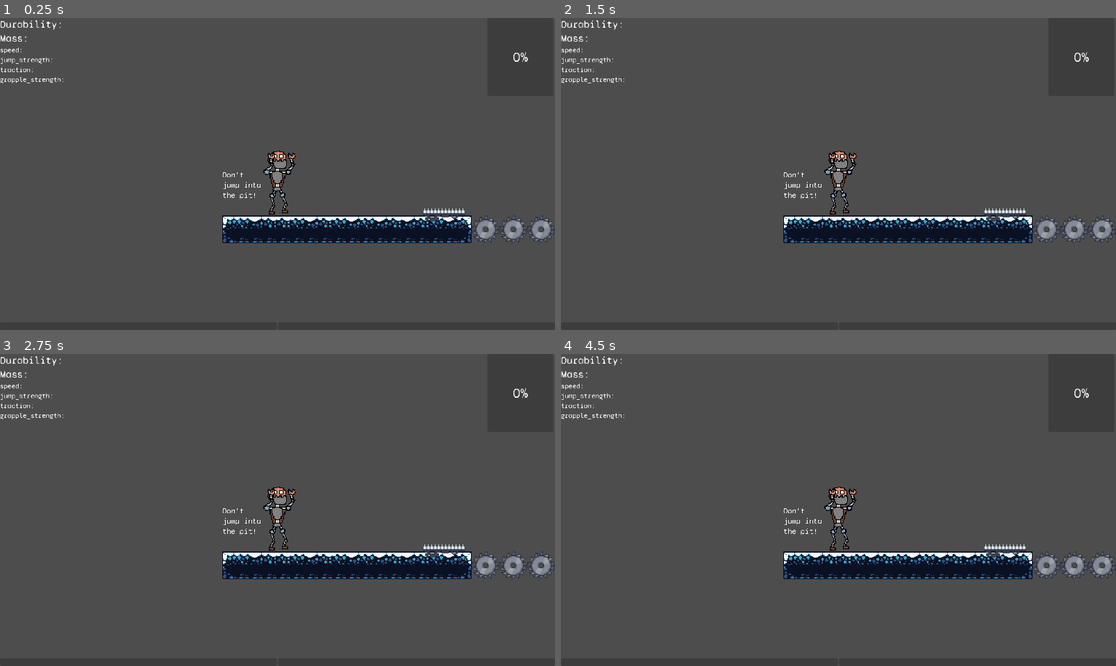
Above: before the commit, frames 1-4 (two rows, left to right).
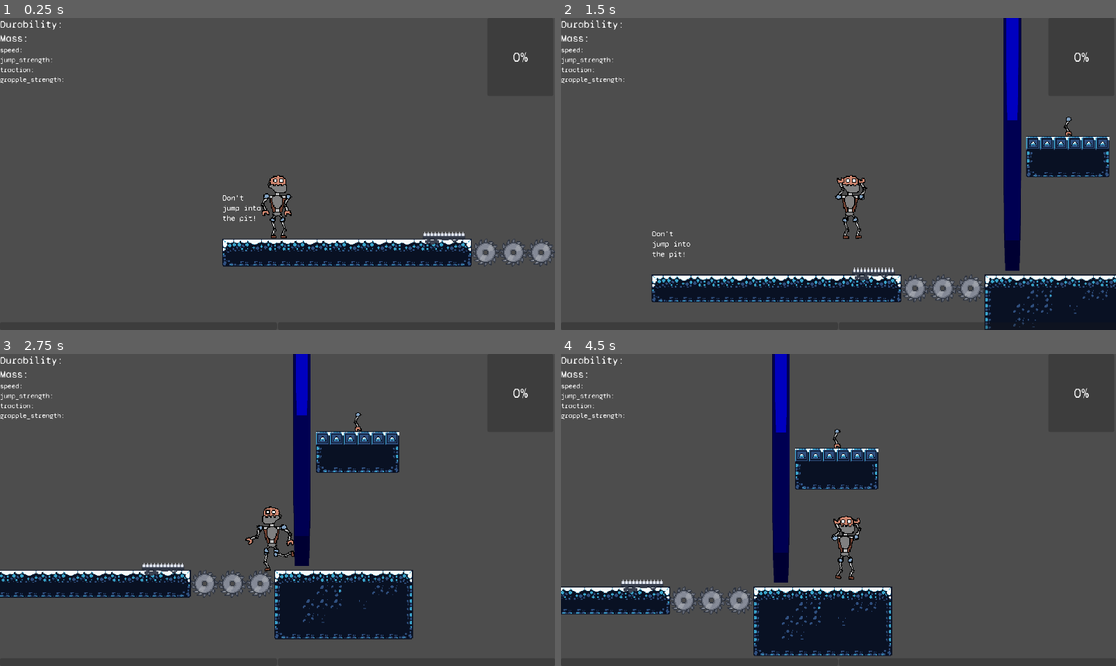
Above: after the commit, the same moments.

Repository: T4R1N/BuiltToScale
Game: Godot game, scene res://Scenes/Stage.tscn
The game is run twice, just before and just after one commit, with the same random seed, the same clock (stepped at 60 frames per second) and the same inputs. This scene is started directly instead of the project's main scene. The engine's default icon, where the game draws it, is replaced by a stand-in: a white triangle on a blue panel in a dark square.
Inputs (mouse positions are in pixels of both pictures, inside the frame that each line leads up to):
- Up to frame 1 (0.25 s): no input
- Up to frame 2 (1.5 s): move the mouse to (960, 158) at 0.52 s; hold Shift (Grab) 0.53-1.28 s; hold D (Right) from 0.53 s (still down); click (960, 158) at 0.67 s; tap Space (Jump) at 0.77 s; move the mouse to (727, 189) at 1.27 s; tap Shift (Grab) at 1.35 s
- Up to frame 3 (2.75 s): tap Space (Jump) at 1.52 s; move the mouse to (333, 441) at 2.02 s; release D (Right) at 2.03 s; hold A (Left) from 2.03 s (still down); hold Shift (Grab) from 2.03 s (still down)
- Up to frame 4 (4.5 s): move the mouse to (810, 572) at 2.77 s; release A (Left) at 2.78 s; release Shift (Grab) at 2.78 s; hold D (Right) 2.78-4.28 s; tap Shift (Grab) at 2.85, 4.35 s; click (810, 572) at 2.92 s; tap Space (Jump) at 3.02, 3.77 s; move the mouse to (1005, 556) at 3.52 s; hold Shift (Grab) 3.53-4.28 s; move the mouse to (672, 463) at 4.27 s; hold A (Left) from 4.28 s (still down)

The runs differ from the first frame. In frame 1, 9.7% of the frame differs, in the area x 40-100%, y 42-80%; in frame 2, 19%, in the area x 16-100%, y 0-100%; in frame 3, 18%; in frame 4, 18%.
Error in both runs: Invalid access to property or key 'cur_skelly' on a base object of type 'null instance'. (res://Scripts/Player.gd:39)

Commit message:
Bomby merge
#1

Diff:
--- a/Inventory/InvSlot.gd
+++ b/Inventory/InvSlot.gd
@@ -3,8 +3,10 @@
 
 @export var hold: AbstractRobotPiece
 var which_inv_type: String = "Regular"
+var place_id: int
 
 @onready var build_stage = get_node("/root/Main/CurrentScene/BuildStage")
+@onready var inv_database = $/root/Main/InventoryDatabase
 
 signal action(move: bool)
 
@@ -33,11 +35,12 @@
 			build_stage.set_skel_val(hold, right, which_inv_type, self)
 
 			set_piece(null)
+			inv_database.remove_piece(hold, place_id)
 		"Infinite":
 			build_stage.set_skel_val(hold, right, which_inv_type, self)
 		"Skeleton":
 			if not hold is RobotSkeleton:
-				build_stage.inv_database.pickup(hold)
+				inv_database.pickup(hold)
 				set_piece(null)
 				build_stage.set_skel_val(hold, right, which_inv_type, self)
 
--- a/Inventory/InventoryDatabase.gd
+++ b/Inventory/InventoryDatabase.gd
@@ -4,6 +4,8 @@
 @export var inventory: InvData
 
 var cur_skelly: RobotSkeleton
+
+@export var skeletons: Array[RobotSkeleton]
 
 func pickup(piece: AbstractRobotPiece):
 	for slot in inventory.inv_data:
@@ -12,9 +14,23 @@
 			print(slot)
 			break
 
+func remove_piece(piece: AbstractRobotPiece, place_id: int):
+	inventory.inv_data[place_id] = null
+
+
+func death_cleanup():
+	for skeleton in skeletons:
+		for i in range(skeleton.arms.size()):
+			skeleton.arms[i] = null
+		for i in range(skeleton.legs.size()):
+			skeleton.legs[i] = null
+	cur_skelly = null
+
+
 
 func hold_skeleton(skelly: RobotSkeleton):
 	cur_skelly = skelly
+	print(cur_skelly)
 
 func _ready():
 	print(inventory)
--- a/Inventory/InventoryDatabase.tscn
+++ b/Inventory/InventoryDatabase.tscn
@@ -1,12 +1,14 @@
-[gd_scene load_steps=6 format=3 uid="uid://bmooe1628vo1y"]
+[gd_scene load_steps=7 format=3 uid="uid://bmooe1628vo1y"]
 
 [ext_resource type="Script" path="res://Inventory/InventoryDatabase.gd" id="1_kpvxv"]
 [ext_resource type="Resource" uid="uid://b081nwewto1mn" path="res://Robot/Skeletons/MakeshiftBipedal.tres" id="2_goo0s"]
 [ext_resource type="Resource" uid="uid://b2oeymhf5384d" path="res://Robot/Limbs/Arms/MakeshiftArm.tres" id="3_mnukb"]
 [ext_resource type="Resource" uid="uid://di4glhrmsc5ff" path="res://Robot/Limbs/Legs/MakeshiftLeg.tres" id="4_ybkst"]
 [ext_resource type="Resource" uid="uid://canq0lhp8h867" path="res://Inventory/DefaultInvData.tres" id="5_hgtph"]
+[ext_resource type="Resource" uid="uid://c6mbuv2usj2vh" path="res://Robot/Skeletons/SuperBipedal.tres" id="6_ogcig"]
 
 [node name="InventoryDatabase" type="Node"]
 script = ExtResource("1_kpvxv")
 inf_inventory = Array[Resource("res://Robot/AbstractRobotPiece.gd")]([ExtResource("2_goo0s"), ExtResource("3_mnukb"), ExtResource("4_ybkst")])
 inventory = ExtResource("5_hgtph")
+skeletons = Array[Resource("res://Robot/Skeletons/RobotSkeleton.gd")]([ExtResource("2_goo0s"), ExtResource("6_ogcig")])
--- a/Scenes/BuildStage.gd
+++ b/Scenes/BuildStage.gd
@@ -5,7 +5,7 @@
 @onready var infinite_inventory = $CanvasLayer/Control/InfiniteInventory
 @onready var skeleton_inventory = $CanvasLayer/Control/SkeletonInventory
 
-
+@onready var inv_slot: PackedScene = preload("res://Inventory/InvSlot.tscn")
 @onready var skeleton_slots: Array[InvSlot] = [$CanvasLayer/Control/SkeletonInventory/LeftArm, $CanvasLayer/Control/SkeletonInventory/RightArm, $CanvasLayer/Control/SkeletonInventory/LeftLeg, $CanvasLayer/Control/SkeletonInventory/RightLeg]
 
 var cur_skelly: RobotSkeleton = preload("res://Robot/Skeletons/MakeshiftBipedal.tres")
@@ -177,10 +177,17 @@
 	var cur_slot: InvSlot
 	var slots = regular_inventory.get_children()
 
-	for i in range(slots.size()):
+
+	for i in range(slots.size()):
+		if inv_database.inventory.inv_data[i] != null and slots[i].hold == null:
+			print(inv_database.inventory.inv_data[i])
+			slots[i].hold = inv_database.inventory.inv_data[i]
+
 		cur_slot = slots[i]
 		if cur_slot.hold != null:
 			cur_slot.set_sprite(cur_slot.hold.texture)
+		else:
+			cur_slot.set_sprite(null)
 
 	slots = infinite_inventory.get_children()
 	for i in range(slots.size()):
@@ -210,12 +217,19 @@
 	#		slots[i].set_sprite(slots[i].holding.texture)
 
 func reload():
+	reload_slots()
 	load_sprites()
-	reload_slots()
-
-
+
+
+func create_slots():
+	for i in range(inv_database.inventory.inv_data.size()):
+		var sl = inv_slot.instantiate()
+		regular_inventory.add_child(sl)
+		sl.place_id = i
 
 func _ready():
+
+	create_slots()
 	load_slots()
 	load_sprites()
 	#for button in $ButtonList.get_children():
--- a/Scenes/BuildStage.tscn
+++ b/Scenes/BuildStage.tscn
@@ -38,66 +38,6 @@
 grow_horizontal = 0
 grow_vertical = 2
 columns = 5
-
-[node name="InvSlot" parent="CanvasLayer/Control/RegularInventory" instance=ExtResource("1_pcml4")]
-layout_mode = 2
-
-[node name="InvSlot2" parent="CanvasLayer/Control/RegularInventory" instance=ExtResource("1_pcml4")]
-layout_mode = 2
-
-[node name="InvSlot3" parent="CanvasLayer/Control/RegularInventory" instance=ExtResource("1_pcml4")]
-layout_mode = 2
-
-[node name="InvSlot4" parent="CanvasLayer/Control/RegularInventory" instance=ExtResource("1_pcml4")]
-layout_mode = 2
-
-[node name="InvSlot5" parent="CanvasLayer/Control/RegularInventory" instance=ExtResource("1_pcml4")]
-layout_mode = 2
-
-[node name="InvSlot6" parent="CanvasLayer/Control/RegularInventory" instance=ExtResource("1_pcml4")]
-layout_mode = 2
-
-[node name="InvSlot7" parent="CanvasLayer/Control/RegularInventory" instance=ExtResource("1_pcml4")]
-layout_mode = 2
-
-[node name="InvSlot8" parent="CanvasLayer/Control/RegularInventory" instance=ExtResource("1_pcml4")]
-layout_mode = 2
-
-[node name="InvSlot9" parent="CanvasLayer/Control/RegularInventory" instance=ExtResource("1_pcml4")]
-layout_mode = 2
-
-[node name="InvSlot10" parent="CanvasLayer/Control/RegularInventory" instance=ExtResource("1_pcml4")]
-layout_mode = 2
-
-[node name="InvSlot11" parent="CanvasLayer/Control/RegularInventory" instance=ExtResource("1_pcml4")]
-layout_mode = 2
-
-[node name="InvSlot12" parent="CanvasLayer/Control/RegularInventory" instance=ExtResource("1_pcml4")]
-layout_mode = 2
-
-[node name="InvSlot13" parent="CanvasLayer/Control/RegularInventory" instance=ExtResource("1_pcml4")]
-layout_mode = 2
-
-[node name="InvSlot14" parent="CanvasLayer/Control/RegularInventory" instance=ExtResource("1_pcml4")]
-layout_mode = 2
-
-[node name="InvSlot15" parent="CanvasLayer/Control/RegularInventory" instance=ExtResource("1_pcml4")]
-layout_mode = 2
-
-[node name="InvSlot16" parent="CanvasLayer/Control/RegularInventory" instance=ExtResource("1_pcml4")]
-layout_mode = 2
-
-[node name="InvSlot17" parent="CanvasLayer/Control/RegularInventory" instance=ExtResource("1_pcml4")]
-layout_mode = 2
-
-[node name="InvSlot18" parent="CanvasLayer/Control/RegularInventory" instance=ExtResource("1_pcml4")]
-layout_mode = 2
-
-[node name="InvSlot19" parent="CanvasLayer/Control/RegularInventory" instance=ExtResource("1_pcml4")]
-layout_mode = 2
-
-[node name="InvSlot20" parent="CanvasLayer/Control/RegularInventory" instance=ExtResource("1_pcml4")]
-layout_mode = 2
 
 [node name="InfiniteInventory" type="GridContainer" parent="CanvasLayer/Control"]
 layout_mode = 1
--- a/Scripts/Main.gd
+++ b/Scripts/Main.gd
@@ -20,6 +20,10 @@
 
 	$TransitionScreen.transition()
 
+func death():
+	$InventoryDatabase.death_cleanup()
+	go_to_scene("Build Stage")
+
 func _on_menu_begin():
 	go_to_scene("Build Stage")
 	$AudioAnimator.play("menu_fade_out")
--- a/Scripts/Player.gd
+++ b/Scripts/Player.gd
@@ -212,7 +212,7 @@
 		DEAD = true
 
 	if DEAD:
-		get_tree().reload_current_scene()
+		$"/root/Main".death()
 
 func set_canClimb(val: bool):
 	canClimb = val
